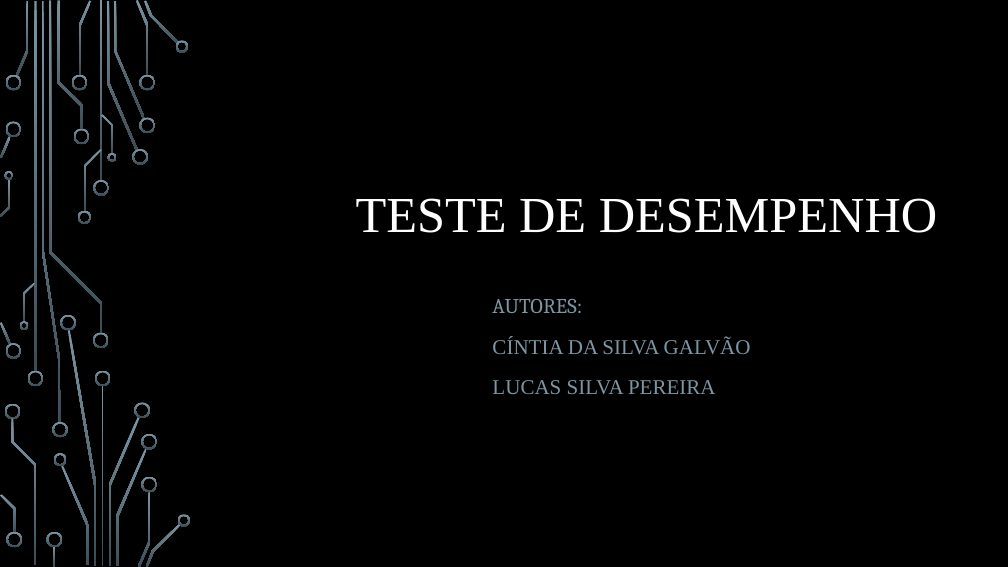
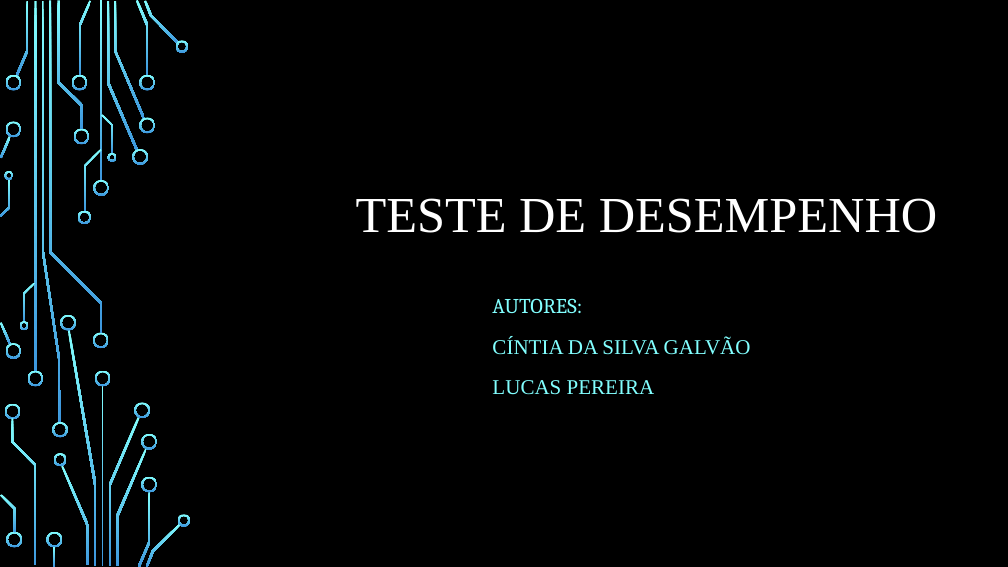
Before and after one commit to cintiags14/Meu-reposit-rio, a slide deck: slide 1 of FTT/Teste de desempenho.pptx. Drawn at 1008x567 pixels with LibreOffice and Linux fonts; fonts in the diff are those of the drawing; background and template pictures are left out. Boxes give left, top, right and bottom in pixels: in the first picture for what was removed or moved away, otherwise in the second. Text is boxed around its words. In the diff, an @@ line names an element or a change of style, - is before the commit and + after.

```diff
--- a/FTT/Teste de desempenho.pptx
+++ b/FTT/Teste de desempenho.pptx
@@ fill gradient #7C96A3 to #3B4C54 to gradient #82FFFF to #3D97DE in 54 elements at <box>93,180,109,196</box>, <box>93,333,109,349</box>, <box>34,1,36,371</box>, <box>27,371,43,386</box>, <box>16,1,29,76</box>, <box>107,2,138,150</box>, <box>132,149,148,165</box>, <box>114,1,145,119</box>, <box>136,0,149,76</box>, <box>139,117,155,133</box>, <box>139,75,155,91</box>, <box>144,1,179,44</box>, <box>175,40,189,52</box>, <box>79,1,91,76</box>, <box>72,75,88,91</box>, <box>73,129,89,144</box>, <box>61,465,89,566</box>, <box>54,453,67,466</box>, <box>5,75,21,91</box>, <box>0,322,11,344</box>, <box>5,343,21,359</box>, <box>0,136,11,159</box>, <box>5,122,21,138</box>, <box>57,1,83,129</box>, <box>5,404,20,420</box>, <box>11,418,36,565</box>, <box>46,532,62,547</box>, <box>53,547,55,567</box>, <box>6,532,22,547</box>, <box>0,495,16,533</box>, <box>84,149,101,212</box>, <box>78,211,91,225</box>, <box>49,1,102,333</box>, <box>101,114,113,154</box>, <box>107,153,116,162</box>, <box>23,283,36,322</box>, <box>20,321,29,330</box>, <box>1,179,10,216</box>, <box>5,171,14,180</box>, <box>101,386,104,566</box>, <box>109,417,140,566</box>, <box>95,371,111,386</box>, <box>68,330,97,566</box>, <box>60,315,76,330</box>, <box>135,402,150,418</box>, <box>116,448,147,566</box>, <box>138,492,150,567</box>, <box>141,434,157,450</box>, <box>141,476,157,492</box>, <box>146,523,181,567</box>, <box>178,514,191,526</box>, <box>42,1,61,423</box>, <box>52,422,67,437</box>, <box>100,1,102,181</box> @@
@@ subtitle at <box>492,298,751,355</box>: text colour #7C96A3 to #82FFFF in "AUTORES:", "CÍNTIA DA SILVA GALVÃO" @@
@@ subtitle at <box>492,380,655,395</box>: text changed; text colour #7C96A3 to #82FFFF @@
-LUCAS SILVA PEREIRA
+LUCAS PEREIRA
```
Also in this commit, not shown: 1 slide added, 6 slides removed, 3 other files.
